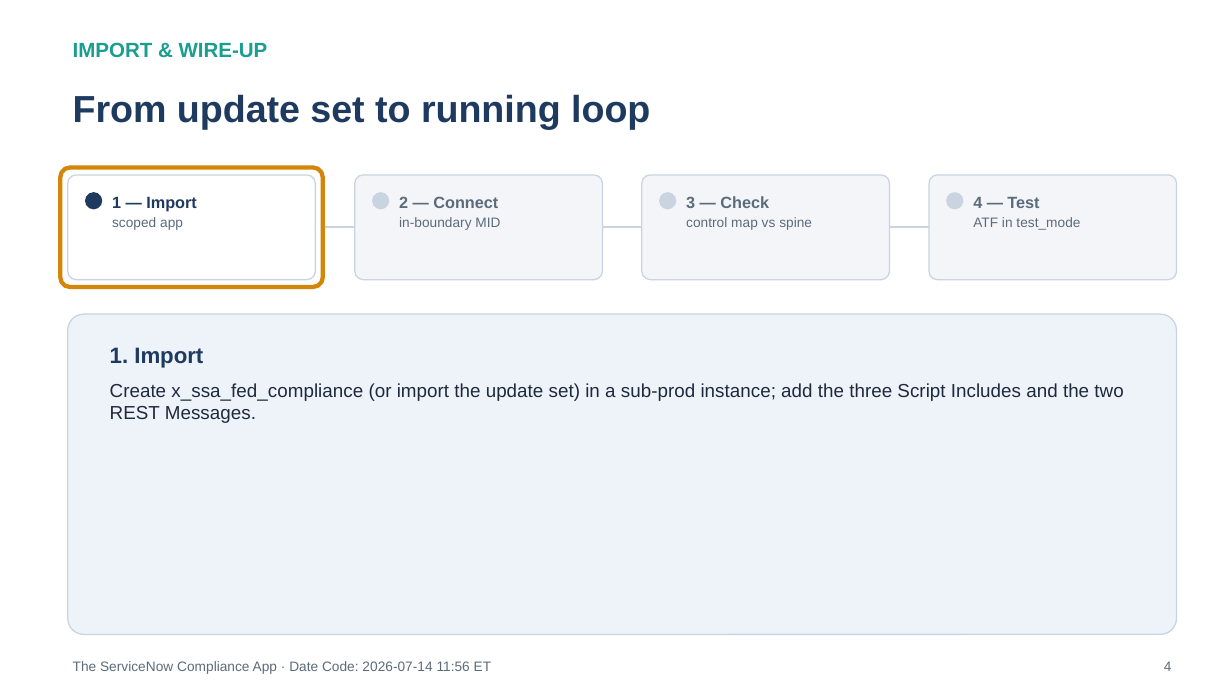
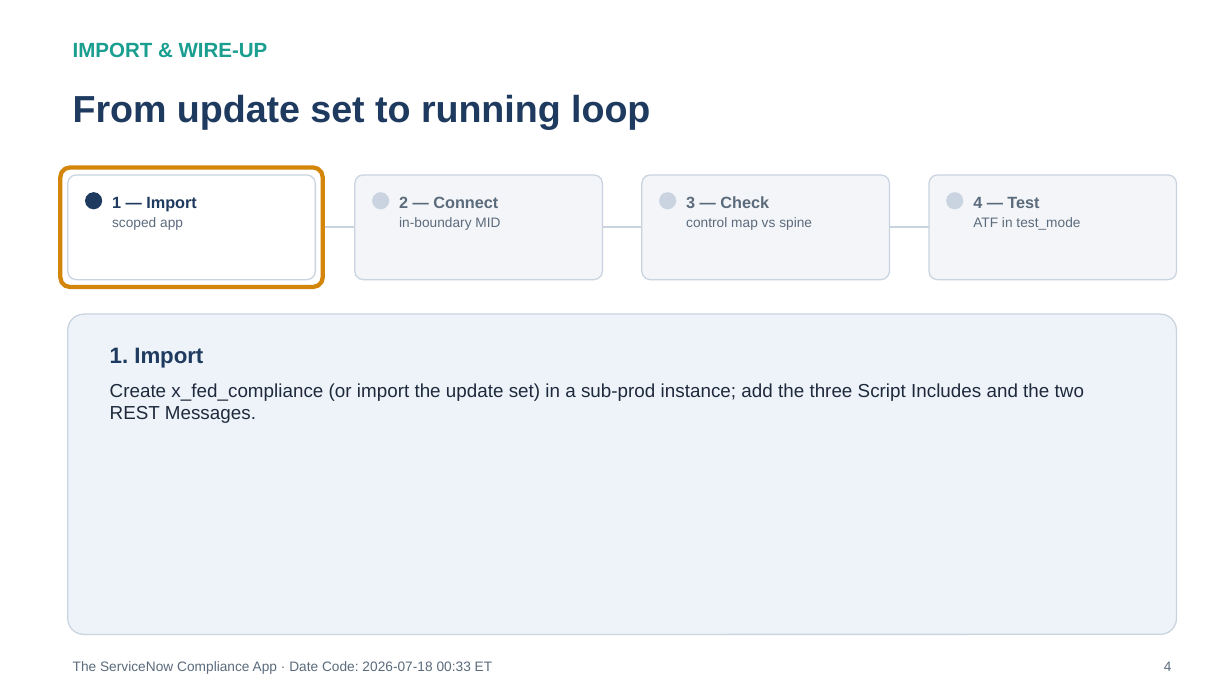
Before and after one commit to WhalerMike/uiao, a slide deck: slide 4 of docs/customer-documents/federal-aan-series/Vol_VII_Book_05_FedAAN_ServiceNow_Compliance_App.pptx. Drawn at 1232x693 pixels with LibreOffice and Linux fonts; fonts in the diff are those of the drawing. Boxes give left, top, right and bottom in pixels: in the first picture for what was removed or moved away, otherwise in the second. Text is boxed around its words. In the diff, an @@ line names an element or a change of style, - is before the commit and + after.

```diff
--- a/docs/customer-documents/federal-aan-series/Vol_VII_Book_05_FedAAN_ServiceNow_Compliance_App.pptx
+++ b/docs/customer-documents/federal-aan-series/Vol_VII_Book_05_FedAAN_ServiceNow_Compliance_App.pptx
@@ text at (110, 383, 1084, 423): text changed @@
-Create x_ssa_fed_compliance (or import the update set) in a sub-prod instance; add the three Script Includes and the two REST Messages.
+Create x_fed_compliance (or import the update set) in a sub-prod instance; add the three Script Includes and the two REST Messages.
@@ text at (73, 661, 493, 674): text changed @@
-The ServiceNow Compliance App · Date Code: 2026-07-14 11:56 ET
+The ServiceNow Compliance App · Date Code: 2026-07-18 00:33 ET
```
Also in this commit, not shown: 8 other slides changed, 3 other files.
